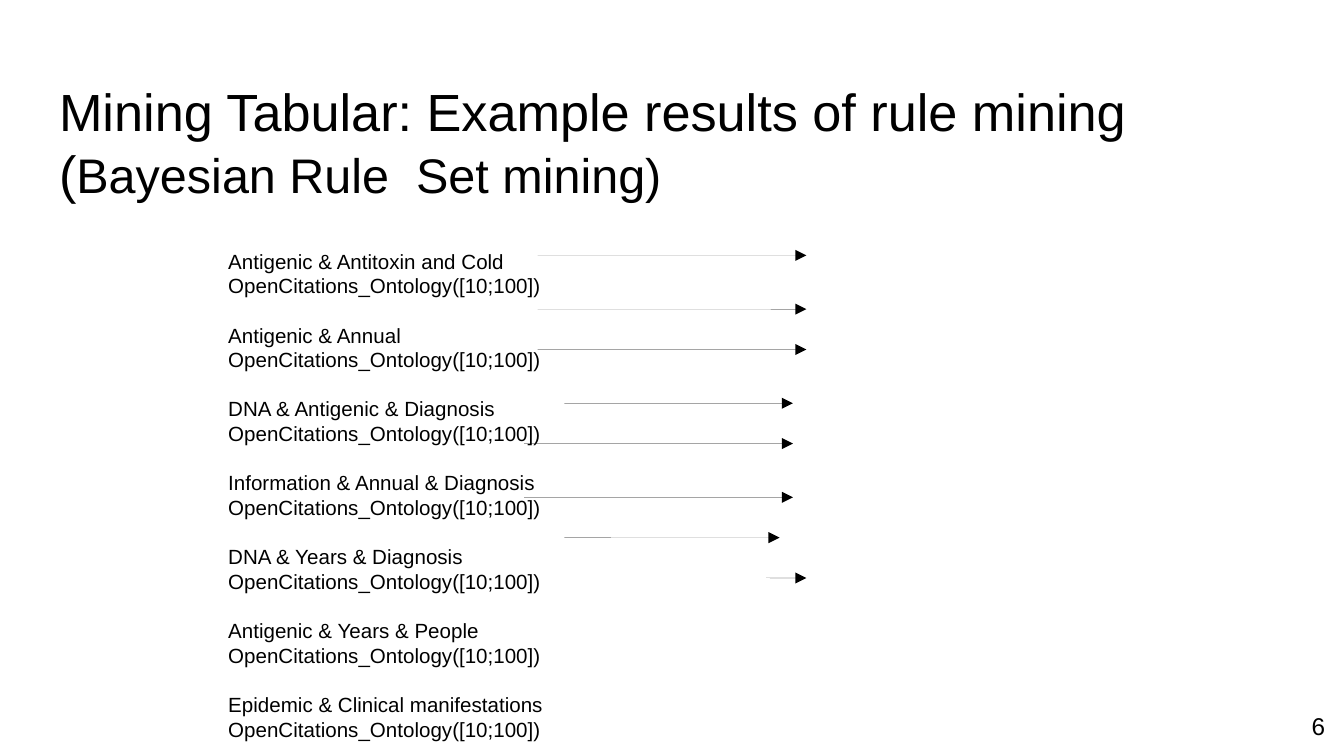
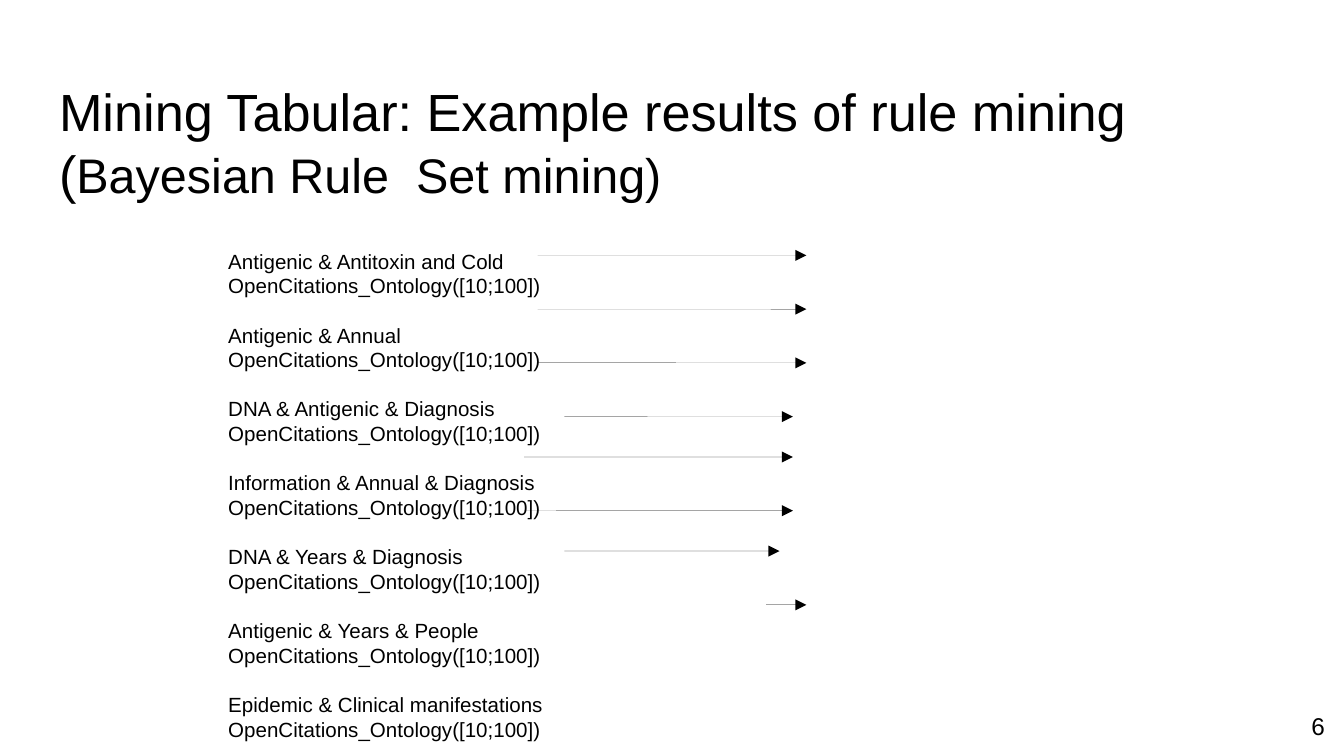
Before and after one commit to corei5/Entity-Based-Document-Classification-on-the-CORD---19-Corpus, a slide deck: slide 6 of Entity-Based Document Classification on the CORD- 19 Corpus.pptx. Drawn at 1344x756 pixels with LibreOffice and Linux fonts; fonts in the diff are those of the drawing. Boxes give left, top, right and bottom in pixels: in the first picture for what was removed or moved away, otherwise in the second. Text is boxed around its words. In the diff, an @@ line names an element or a change of style, - is before the commit and + after.

```diff
--- a/Entity-Based Document Classification on the CORD- 19 Corpus.pptx
+++ b/Entity-Based Document Classification on the CORD- 19 Corpus.pptx
@@ 5 arrows: place and size @@
-5 arrows at bbox=[524, 349, 806, 538]
+5 arrows at bbox=[524, 363, 806, 551]
@@ arrow moved from (766, 578) - (806, 578) to (766, 605) - (806, 605) @@
```
Also in this commit, not shown: 2 other slides changed, 1 other file.
